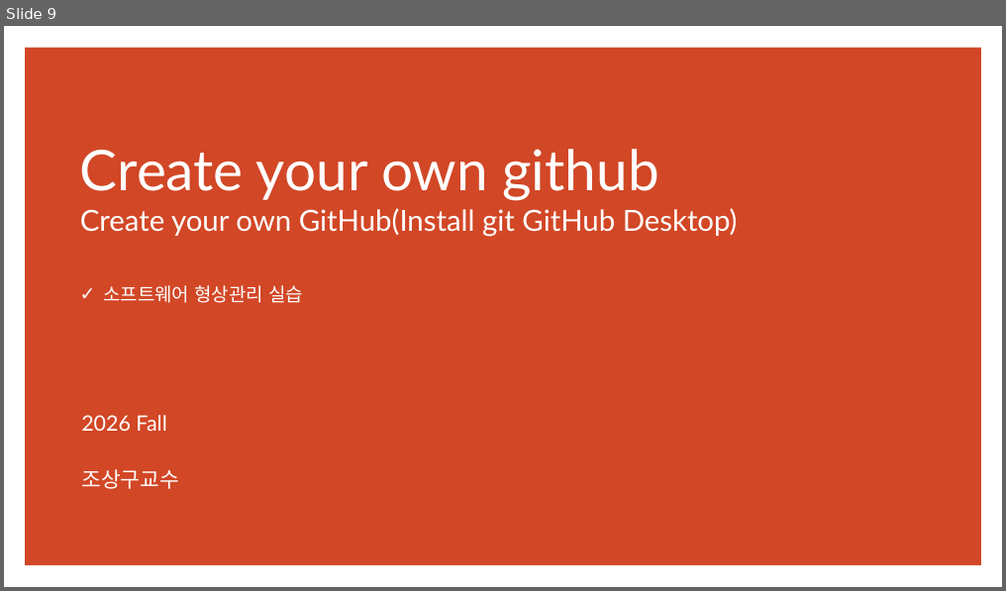
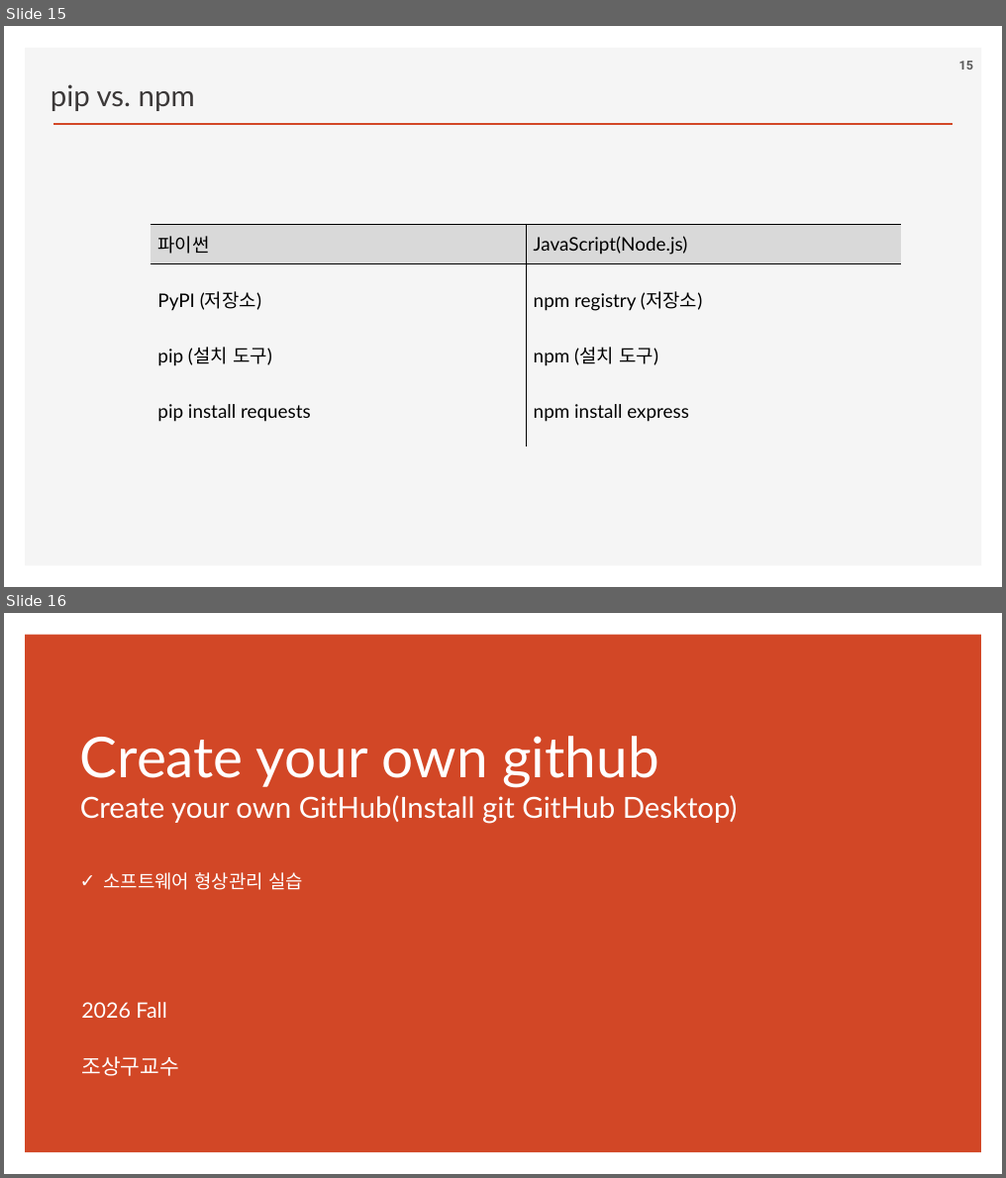
Before and after one commit to ancestor9/2026_Fall_Application-Deployment, a slide deck: App Deployment.pptx. Shown one above the other, each under a label of ours: slide 9 before the commit, slides 15 and 16 after it. The pictures are 1006x591 and 1006x1178 pixels, drawn with LibreOffice and Linux fonts; fonts in the diff are those of the drawing; background and template pictures are left out. Boxes give left, top, right and bottom in pixels: in the first picture for what was removed or moved away, otherwise in the second. Text is boxed around its words. In the diff, an @@ line names an element or a change of style, - is before the commit and + after.

```diff
--- a/App Deployment.pptx
+++ b/App Deployment.pptx
@@ slide 15 added at bbox=[4, 26, 1002, 587], background #FFFFFF @@
@@ rectangle added at bbox=[25, 48, 982, 567], fill #F5F5F5 @@
@@ text added at bbox=[51, 84, 195, 111], 28 pt, text #3B3838 @@
+pip vs. npm
@@ page number added at bbox=[959, 61, 973, 70], 12 pt, text #595959, bold @@
+15
@@ line added from (54, 124) to (952, 124), #D24726 2 pt @@
@@ table added at bbox=[151, 224, 902, 446], 4 rows, 2 columns @@
+파이썬 | JavaScript(Node.js)
+PyPI (저장소) | npm registry (저장소)
+pip (설치 도구) | npm (설치 도구)
+pip install requests | npm install express
@@ what was slide 9 is now slide 16 @@
```
Also in this commit, not shown: 12 slides changed, 9 other slides added.
